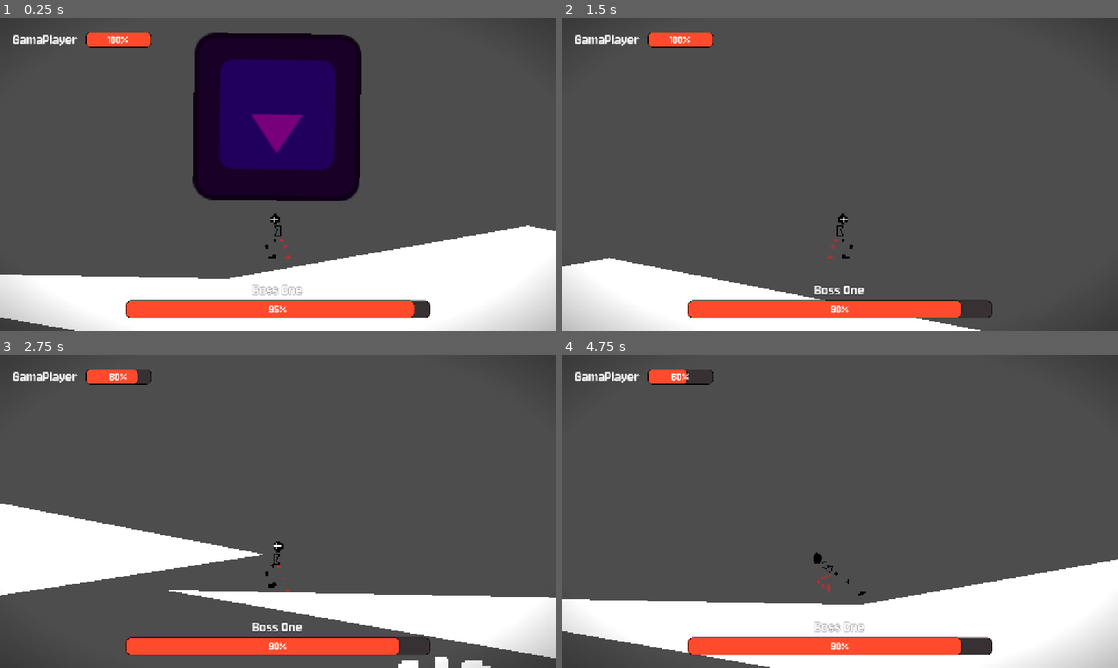
Above: before the commit, frames 1-4 (two rows, left to right).
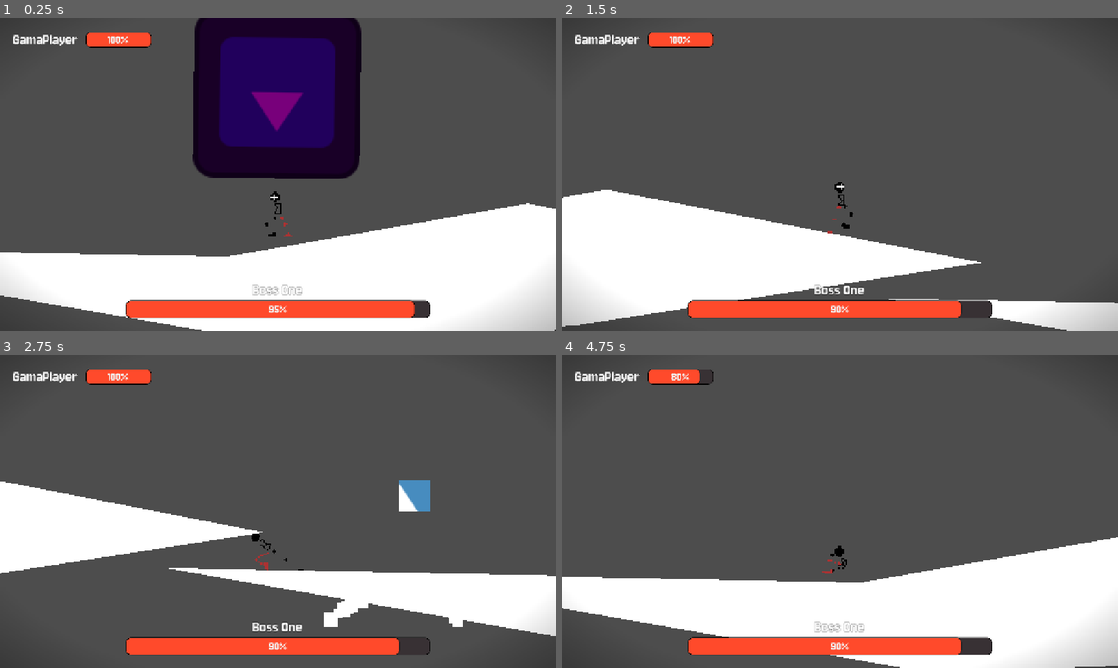
Above: after the commit, the same moments.

Repository: Jeremy-81/GamaBanda
Game: Godot game, scene res://scenes/boss_fight.tscn
The game is run twice, just before and just after one commit, with the same random seed, the same clock (stepped at 60 frames per second) and the same inputs. The engine's default icon, where the game draws it, is replaced by a stand-in: a white triangle on a blue panel in a dark square.
Inputs:
- Up to frame 1 (0.25 s): no input
- Up to frame 2 (1.5 s): hold Space (jump) 0.53-1.28 s; hold D (go_right) from 0.53 s (still down); tap Shift (dash) at 0.6 s; tap Space (jump) at 1.35 s
- Up to frame 3 (2.75 s): tap Space (jump) at 1.52, 1.82 s; tap Shift (dash) at 1.55, 2.1 s; release D (go_right) at 2.03 s; hold A (go_left) from 2.03 s (still down); hold Space (jump) from 2.03 s (still down)
- Up to frame 4 (4.75 s): release A (go_left) at 2.78 s; release Space (jump) at 2.78 s; hold D (go_right) 2.78-4.28 s; tap Shift (dash) at 2.85, 4.35 s; tap Space (jump) at 3.02, 3.32, 4.52 s; hold Space (jump) 3.53-4.28 s; hold A (go_left) from 4.28 s (still down)

The runs differ from the first frame. In frame 1, 17% of the frame differs, in the area x 0-100%, y 0-100%; in frame 2, 18%, in the area x 0-100%, y 52-100%; in frame 3, 15%; in frame 4, 10%.

Commit message:
Adjusted the player movements and animations

Diff:
--- a/scenes/objects/player/player.gd
+++ b/scenes/objects/player/player.gd
@@ -16,6 +16,7 @@
 var in_coyote_time : bool = false;
 
 var gravity : float = 1800.0;
+var jump_speed : float = 1200.0;
 
 var h_direction : float = 0.0;
 var h_speed : float = 800.0;
@@ -37,7 +38,8 @@
 
 	h_direction = Input.get_axis("go_left", "go_right");
 
-	$AnimationTree.set("parameters/Direction/blend_position", h_direction);
+	if h_direction != 0.0:
+		$AnimationTree.set("parameters/Direction/blend_position", h_direction);
 	$AnimationTree.set("parameters/Movement/blend_position", h_direction);
 
 	if is_on_floor():
@@ -58,11 +60,12 @@
 		$DashTimer.start();
 		_shake_screen();
 		_darken_screen($DashTimer.wait_time);
+		$AnimationTree.set("parameters/Dash/request", AnimationNodeOneShot.ONE_SHOT_REQUEST_FIRE);
 		can_dash = false;
 		return;
 
 	if Input.is_action_just_pressed("jump") and (in_coyote_time and $CoyoteTimer.time_left > 0.0 || is_on_floor()):
-		v_speed = -800.0;
+		v_speed = -jump_speed;
 		$AnimationTree.set("parameters/Jump/request", AnimationNodeOneShot.ONE_SHOT_REQUEST_FIRE);
 	if Input.is_action_just_released("jump") and !has_jumped:
 		has_jumped = true;
--- a/scenes/objects/player/player.tscn
+++ b/scenes/objects/player/player.tscn
@@ -157,13 +157,13 @@
 "speed": 1.0
 }, {
 "frames": [{
-"duration": 1.0,
+"duration": 0.2,
 "texture": SubResource("AtlasTexture_nkbs0")
 }, {
-"duration": 1.0,
+"duration": 0.1,
 "texture": SubResource("AtlasTexture_wim6f")
 }, {
-"duration": 1.0,
+"duration": 0.4,
 "texture": SubResource("AtlasTexture_gmdvr")
 }, {
 "duration": 1.0,
@@ -265,6 +265,22 @@
 "values": [false]
 }
 
+[sub_resource type="Animation" id="Animation_dvfu2"]
+resource_name = "dash"
+length = 0.6667
+tracks/0/type = "value"
+tracks/0/imported = false
+tracks/0/enabled = true
+tracks/0/path = NodePath("AnimatedSprite:animation")
+tracks/0/interp = 1
+tracks/0/loop_wrap = true
+tracks/0/keys = {
+"times": PackedFloat32Array(0),
+"transitions": PackedFloat32Array(1),
+"update": 1,
+"values": [&"dash"]
+}
+
 [sub_resource type="Animation" id="Animation_bdcal"]
 resource_name = "idle"
 tracks/0/type = "value"
@@ -282,6 +298,7 @@
 
 [sub_resource type="Animation" id="Animation_io36v"]
 resource_name = "jump"
+length = 0.6417
 tracks/0/type = "value"
 tracks/0/imported = false
 tracks/0/enabled = true
@@ -345,6 +362,7 @@
 [sub_resource type="AnimationLibrary" id="AnimationLibrary_io36v"]
 _data = {
 &"RESET": SubResource("Animation_nkbs0"),
+&"dash": SubResource("Animation_dvfu2"),
 &"idle": SubResource("Animation_bdcal"),
 &"jump": SubResource("Animation_io36v"),
 &"run": SubResource("Animation_ponut"),
@@ -356,8 +374,15 @@
 filter_enabled = true
 filters = ["AnimatedSprite:animation"]
 
+[sub_resource type="AnimationNodeAnimation" id="AnimationNodeAnimation_dvfu2"]
+animation = &"dash"
+
 [sub_resource type="AnimationNodeAnimation" id="AnimationNodeAnimation_wim6f"]
 animation = &"jump"
+
+[sub_resource type="AnimationNodeOneShot" id="AnimationNodeOneShot_vwou5"]
+filter_enabled = true
+filters = ["AnimatedSprite:animation"]
 
 [sub_resource type="AnimationNodeAnimation" id="AnimationNodeAnimation_nkbs0"]
 animation = &"turn_left"
@@ -395,6 +420,8 @@
 blend_mode = 1
 
 [sub_resource type="AnimationNodeBlendTree" id="AnimationNodeBlendTree_bdcal"]
+graph_offset = Vector2(-584.8584, 18.72744)
+nodes/output/position = Vector2(540, 140)
 nodes/Direction/node = SubResource("AnimationNodeBlendSpace1D_gmdvr")
 nodes/Direction/position = Vector2(-840, 160)
 nodes/Jump/node = SubResource("AnimationNodeOneShot_gmdvr")
@@ -405,7 +432,11 @@
 nodes/Add2/position = Vector2(-220, 140)
 nodes/Movement/node = SubResource("AnimationNodeBlendSpace1D_dvfu2")
 nodes/Movement/position = Vector2(-840, 400)
-node_connections = [&"output", 0, &"Jump", &"Jump", 0, &"Add2", &"Jump", 1, &"Animation", &"Add2", 0, &"Direction", &"Add2", 1, &"Movement"]
+nodes/Dash/node = SubResource("AnimationNodeOneShot_vwou5")
+nodes/Dash/position = Vector2(340, 140)
+"nodes/Animation 2/node" = SubResource("AnimationNodeAnimation_dvfu2")
+"nodes/Animation 2/position" = Vector2(140, 480)
+node_connections = [&"output", 0, &"Dash", &"Jump", 0, &"Add2", &"Jump", 1, &"Animation", &"Add2", 0, &"Direction", &"Add2", 1, &"Movement", &"Dash", 0, &"Jump", &"Dash", 1, &"Animation 2"]
 
 [sub_resource type="RectangleShape2D" id="RectangleShape2D_0a575"]
 size = Vector2(80, 131)
@@ -419,6 +450,7 @@
 sprite_frames = SubResource("SpriteFrames_g65c7")
 animation = &"run"
 autoplay = "default"
+frame_progress = 0.9769773
 
 [node name="CollisionShape2D" type="CollisionShape2D" parent="." unique_id=1364101473]
 shape = SubResource("CapsuleShape2D_g10m2")
@@ -428,7 +460,7 @@
 [node name="CollisionShape2D" type="CollisionShape2D" parent="Hurtbox" unique_id=1155637641]
 
 [node name="CameraTransform" type="RemoteTransform2D" parent="." unique_id=1222825734]
-position = Vector2(0, -127)
+position = Vector2(0, -76)
 
 [node name="DashTimer" type="Timer" parent="." unique_id=64227075]
 wait_time = 0.2
@@ -467,6 +499,9 @@
 parameters/Jump/request = 0
 parameters/Add2/add_amount = 1.0
 parameters/Movement/blend_position = 0.691
+parameters/Dash/active = false
+parameters/Dash/internal_active = false
+parameters/Dash/request = 0
 
 [node name="Hitbox" parent="." unique_id=487133279 node_paths=PackedStringArray("entity") instance=ExtResource("3_0a575")]
 collision_layer = 2
